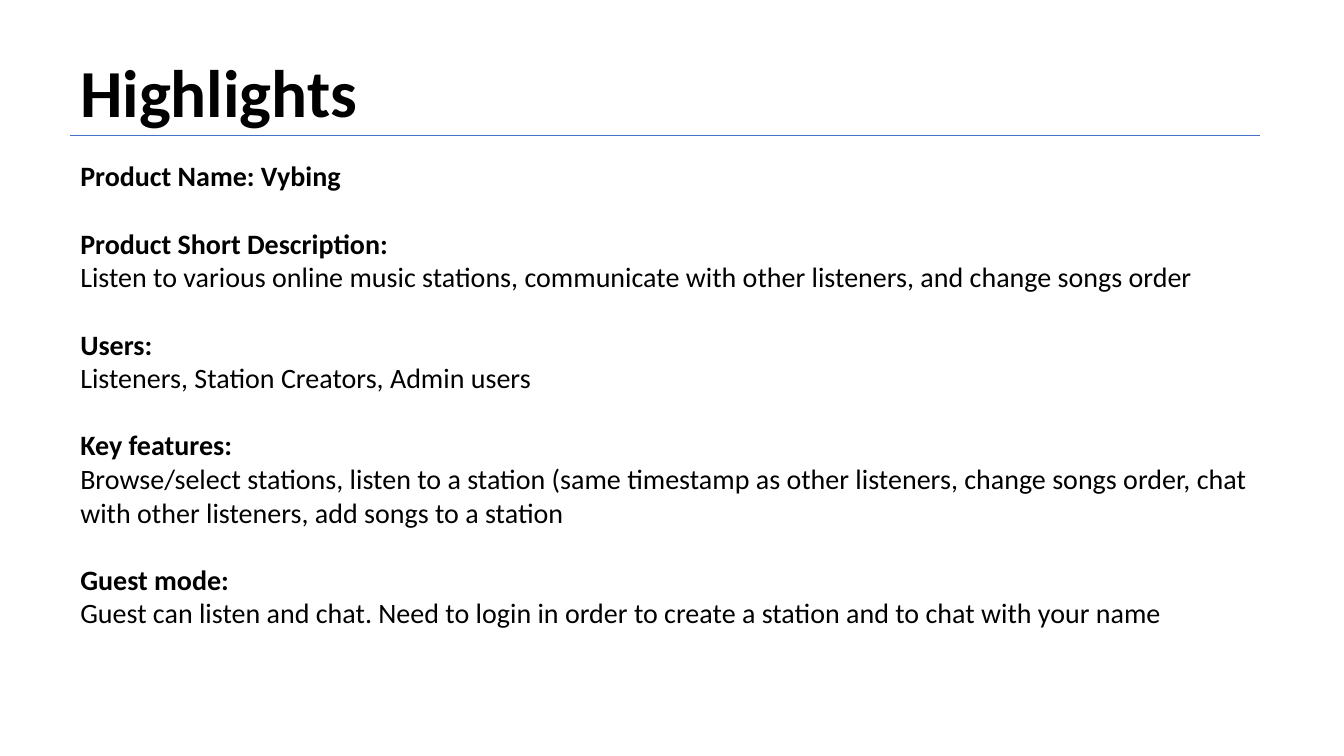
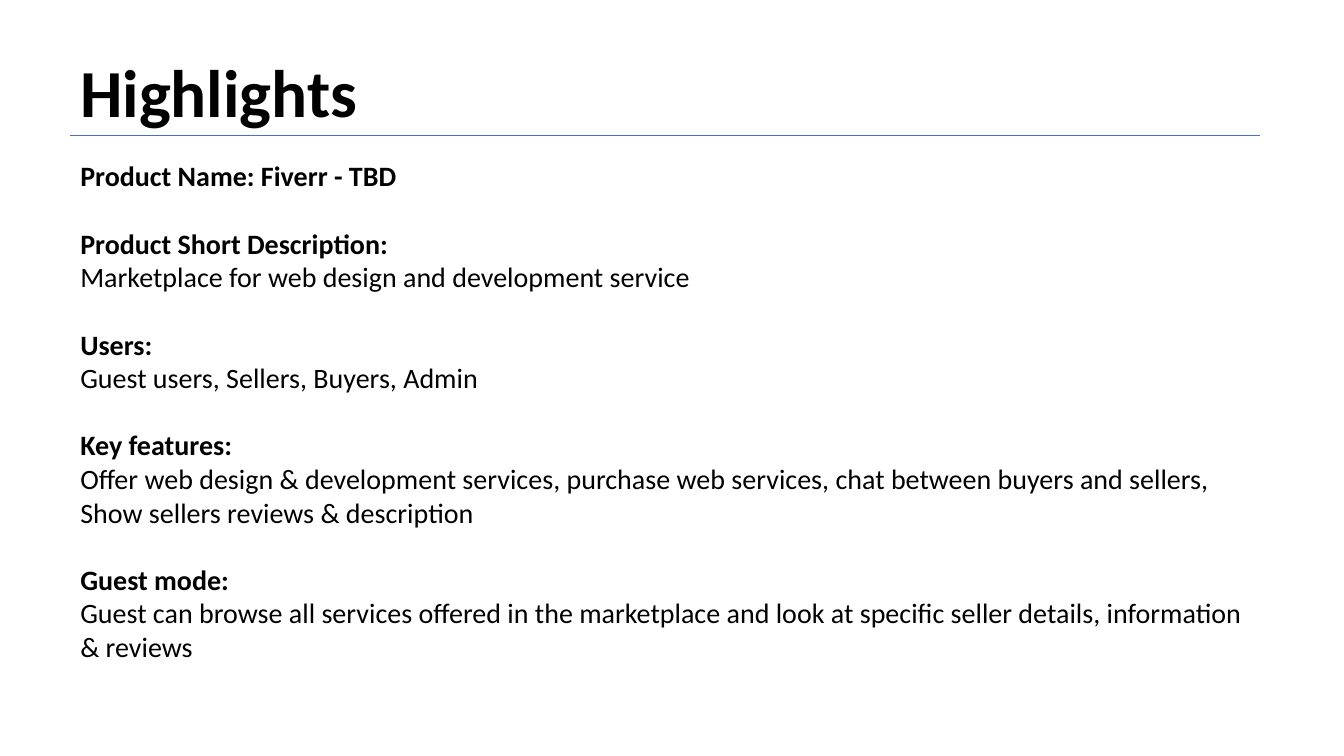
Before and after one commit to EmanuelBenHamo/Fiver-Final-Sprint, a slide deck: slide 2 of Product Definition Document Sample - Vybing - v1.5.pptx. Drawn at 1344x756 pixels with LibreOffice and Linux fonts; fonts in the diff are those of the drawing. Boxes give left, top, right and bottom in pixels: in the first picture for what was removed or moved away, otherwise in the second. Text is boxed around its words. In the diff, an @@ line names an element or a change of style, - is before the commit and + after.

Commit message:
update ppt

```diff
--- a/Product Definition Document Sample - Vybing - v1.5.pptx
+++ b/Product Definition Document Sample - Vybing - v1.5.pptx
@@ text at (x1=80, y1=166, x2=396, y2=187): text changed @@
-Product Name: Vybing
+Product Name: Fiverr - TBD
@@ text at (x1=80, y1=267, x2=690, y2=292): text changed @@
-Listen to various online music stations, communicate with other listeners, and change songs order
+Marketplace for web design and development service
@@ text at (x1=80, y1=368, x2=477, y2=393): text changed @@
-Listeners, Station Creators, Admin users
+Guest users, Sellers, Buyers, Admin
@@ text at (x1=80, y1=469, x2=1208, y2=528): text changed @@
-Browse/select stations, listen to a station (same timestamp as other listeners, change songs order, chat with other listeners, add songs to a station
+Offer web design & development services, purchase web services, chat between buyers and sellers,
+Show sellers reviews & description
@@ text at (x1=80, y1=603, x2=1241, y2=658): text changed @@
-Guest can listen and chat. Need to login in order to create a station and to chat with your name
+Guest can browse all services offered in the marketplace and look at specific seller details, information & reviews
```
Also in this commit, not shown: 2 other slides changed.
